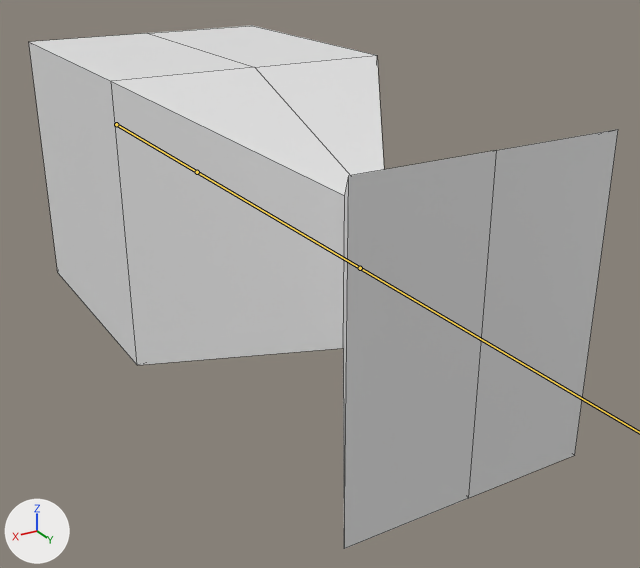
Renders of the FBX model FisheyJam/Content/XArt/Fish1/Fish1.fbx from each side of a commit.
Before and after are seen from a camera (50 mm lens) standing at (0.138, 0.323, 0.101) and looking at (-0.018, 0.063, -0.029). Every picture has the same lights, and +X, +Y and +Z are marked at lower left. The bones that bend it are drawn over the model as lines. Mesh edges are drawn as thin lines.

Objects in the first picture: 'Fish1'.
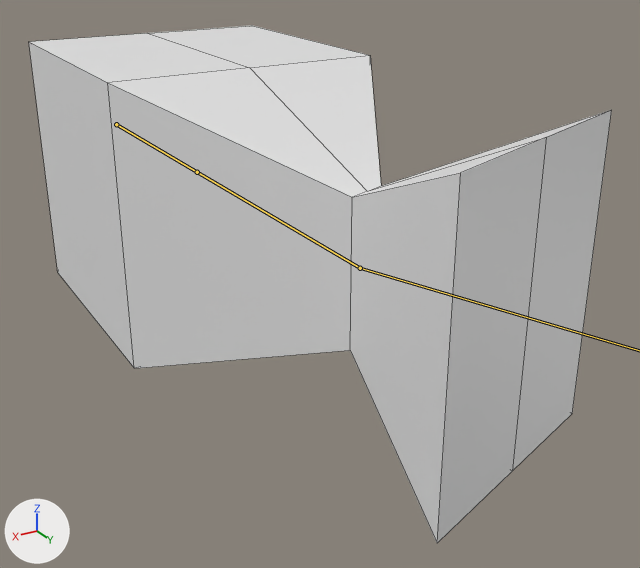
The newer file adds an action. The first version stands in its rest pose; the second is drawn at frame 6 of the action 'Armature|Swim'.

Location of each change, [x1, y1, x2, y2] in pixels of the pictures (640 x 568 px):
'Fish1', posed
    before: [29, 25, 618, 549]
    after: [29, 25, 612, 543]

What the commit changed:
Bone 'Bone.002' (bone_bone_002) turns from (0, 0, 0) to (20, 0, 0) degrees about its own x, y and z.
